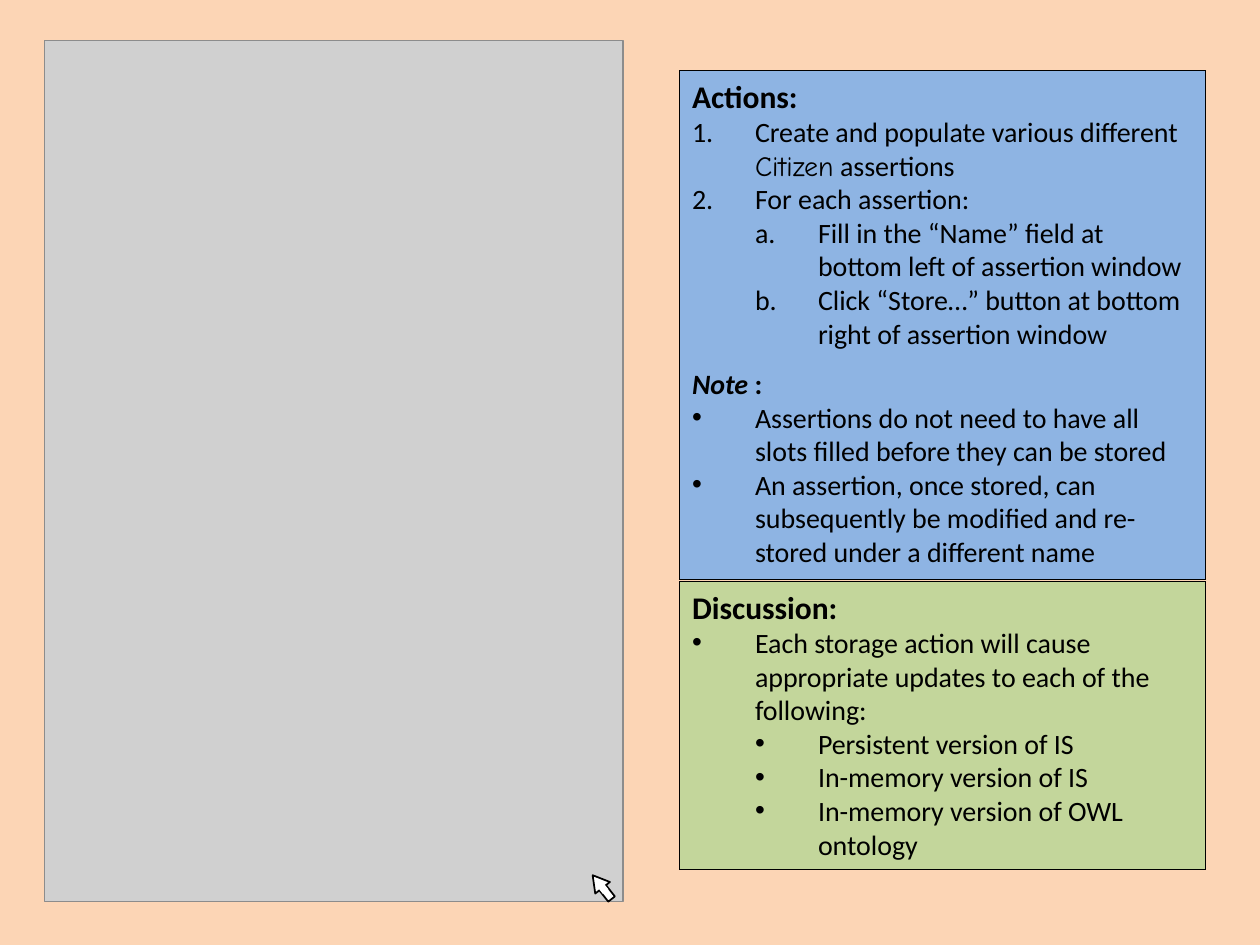
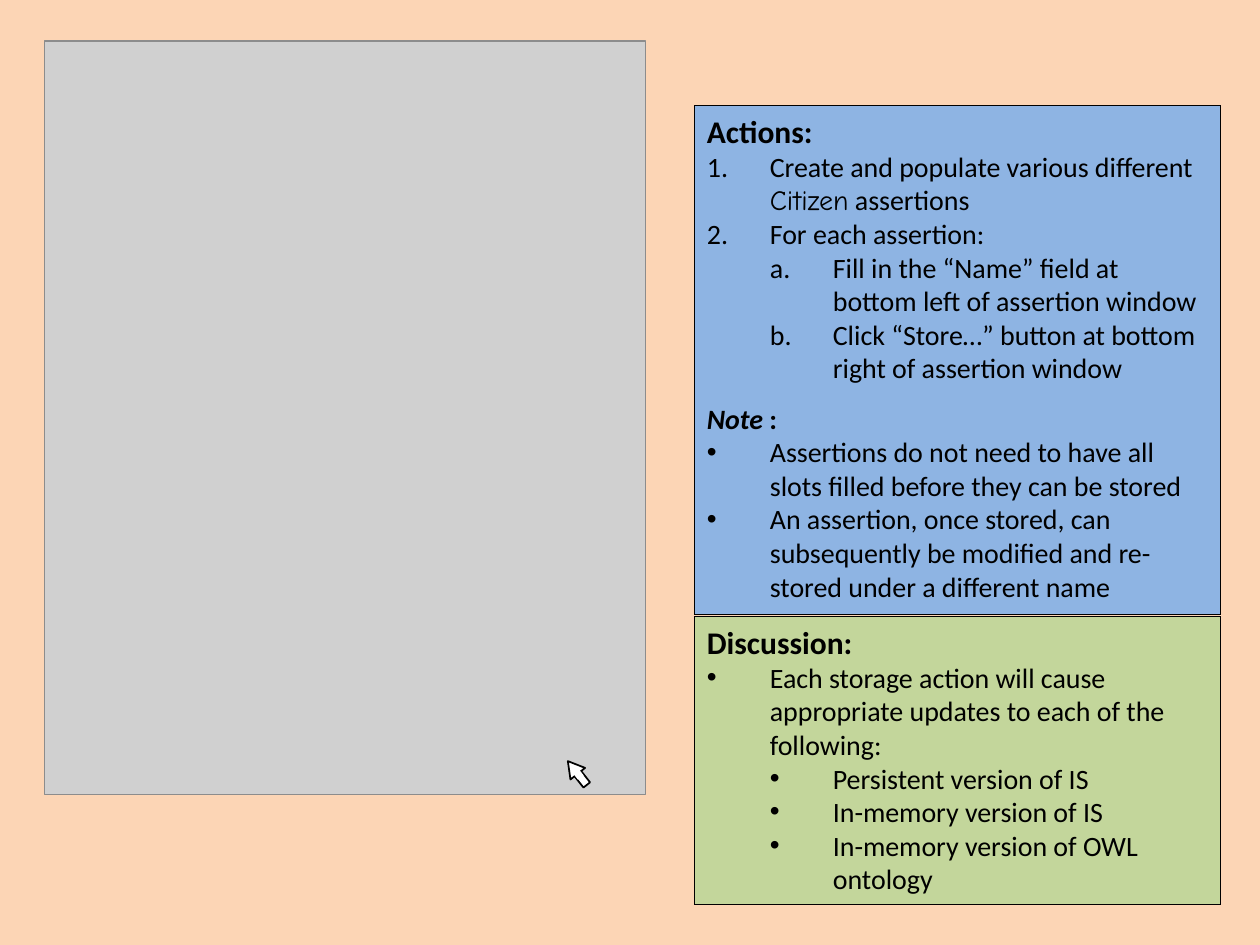
Before and after one commit to colin-puleston/mekon-hobo, a slide deck: slide 41 of docs/MEKON-HOBO Introductory Tutorial.pptx. Drawn at 1260x945 pixels with LibreOffice and Linux fonts; fonts in the diff are those of the drawing; grey boxes stand for pictures. Boxes give left, top, right and bottom in pixels: in the first picture for what was removed or moved away, otherwise in the second. Text is boxed around its words. In the diff, an @@ line names an element or a change of style, - is before the commit and + after.

```diff
--- a/docs/MEKON-HOBO Introductory Tutorial.pptx
+++ b/docs/MEKON-HOBO Introductory Tutorial.pptx
@@ picture: place and size @@
-picture at (44,40,622,901)
+picture at (44,40,645,794)
@@ rectangle "Actions:": place and size @@
-rectangle "Actions:" at (679,71,1205,580)
+rectangle "Actions:" at (694,106,1220,615)
@@ rectangle "Discussion:": place and size @@
-rectangle "Discussion:" at (679,582,1205,871)
+rectangle "Discussion:" at (694,616,1220,905)
@@ 2 rectangles, 1 triangle: place and size @@
-2 rectangles, 1 triangle at (585,869,615,902)
+2 rectangles, 1 triangle at (560,756,590,788)
```
Also in this commit, not shown: 31 other slides changed.
